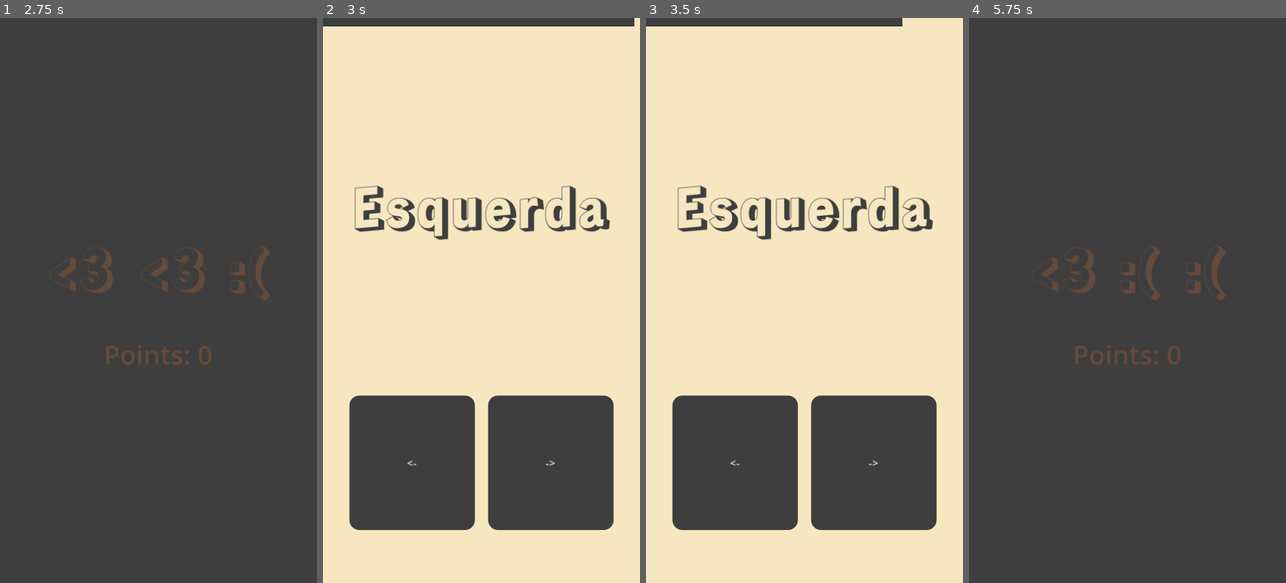
Above: before the commit, frames 1-4 (left to right).
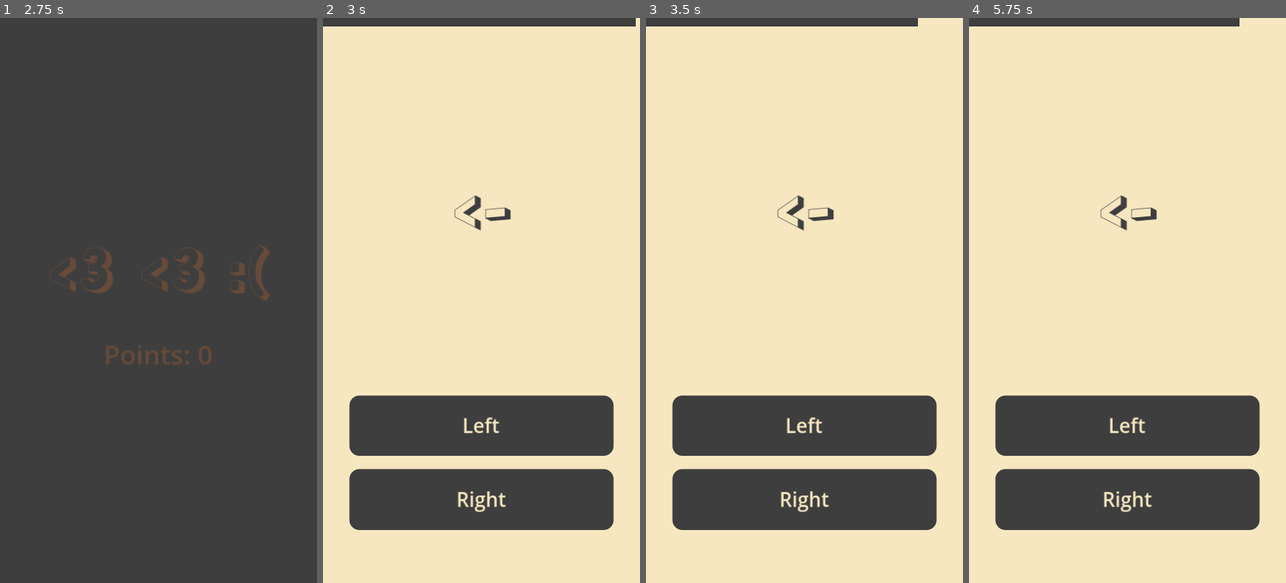
Above: after the commit, the same moments.

Repository: moskoscode/know-your-dirs
Game: Godot game, scene res://src/SceneManager.tscn
The game is run twice, just before and just after one commit, with the same random seed, the same clock (stepped at 60 frames per second) and the same inputs.
Inputs (mouse positions are in pixels of both pictures, inside the frame that each line leads up to):
- Up to frame 1 (2.75 s): click "Start game" at 0.5 s; click "<-" at 1.25 s; hold Right (right) from 2.03 s (still down)
- Up to frame 2 (3 s): release Right (right) at 2.78 s; hold S (down, bound only after the commit) from 2.78 s (still down)
- Up to frame 3 (3.5 s): keep holding S (down, bound only after the commit)
- Up to frame 4 (5.75 s): release S (down, bound only after the commit) at 3.5 s; click (1127, 424) at 3.5 s, where only the run after the commit has a clickable "Left"; click (1197, 464) at 4.25 s, where only the run before the commit has a clickable "->"; hold Right (right) from 5.03 s (still down)

Frame 1 is identical in both runs. In frame 2, 5.4% of the frame differs, in the area x 8-99%, y 0-91%; in frame 3, 5.5%; in frame 4, 81%, in the area x 0-100%, y 0-100%.

Commit message:
Add new kind of challenge

Diff:
--- a/project.godot
+++ b/project.godot
@@ -40,6 +40,18 @@
 , Object(InputEventKey,"resource_local_to_scene":false,"resource_name":"","device":-1,"window_id":0,"alt_pressed":false …(183 unchanged characters)…
 ]
 }
+up={
+"deadzone": 0.5,
+"events": [Object(InputEventKey,"resource_local_to_scene":false,"resource_name":"","device":-1,"window_id":0,"alt_pressed":false,"shift_pressed":false,"ctrl_pressed":false,"meta_pressed":false,"pressed":false,"keycode":0,"physical_keycode":4194320,"key_label":0,"unicode":0,"location":0,"echo":false,"script":null)
+, Object(InputEventKey,"resource_local_to_scene":false,"resource_name":"","device":-1,"window_id":0,"alt_pressed":false,"shift_pressed":false,"ctrl_pressed":false,"meta_pressed":false,"pressed":false,"keycode":0,"physical_keycode":87,"key_label":0,"unicode":119,"location":0,"echo":false,"script":null)
+]
+}
+down={
+"deadzone": 0.5,
+"events": [Object(InputEventKey,"resource_local_to_scene":false,"resource_name":"","device":-1,"window_id":0,"alt_pressed":false,"shift_pressed":false,"ctrl_pressed":false,"meta_pressed":false,"pressed":false,"keycode":0,"physical_keycode":83,"key_label":0,"unicode":115,"location":0,"echo":false,"script":null)
+, Object(InputEventKey,"resource_local_to_scene":false,"resource_name":"","device":-1,"window_id":0,"alt_pressed":false,"shift_pressed":false,"ctrl_pressed":false,"meta_pressed":false,"pressed":false,"keycode":0,"physical_keycode":4194322,"key_label":0,"unicode":0,"location":0,"echo":false,"script":null)
+]
+}
 
 [rendering]
 
--- /dev/null
+++ b/src/NameDirection.tscn
@@ -0,0 +1,85 @@
+[gd_scene load_steps=5 format=3 uid="uid://cnmfn8ut3as63"]
+
+[ext_resource type="Script" path="res://src/name_direction.gd" id="1_v1nym"]
+[ext_resource type="FontFile" uid="uid://chj6obe0ngdo3" path="res://assets/fonts/RampartOne-Regular.ttf" id="2_0panr"]
+[ext_resource type="Theme" uid="uid://dikdrnxdfrbwd" path="res://src/themes/MainMenu.tres" id="3_e157f"]
+
+[sub_resource type="LabelSettings" id="LabelSettings_lclri"]
+line_spacing = -25.0
+font = ExtResource("2_0panr")
+font_size = 81
+font_color = Color(0.243137, 0.243137, 0.243137, 1)
+
+[node name="NameDirection" type="Control"]
+layout_mode = 3
+anchors_preset = 15
+anchor_right = 1.0
+anchor_bottom = 1.0
+grow_horizontal = 2
+grow_vertical = 2
+script = ExtResource("1_v1nym")
+
+[node name="Background" type="ColorRect" parent="."]
+layout_mode = 1
+anchors_preset = 15
+anchor_right = 1.0
+anchor_bottom = 1.0
+grow_horizontal = 2
+grow_vertical = 2
+color = Color(0.964706, 0.905882, 0.756863, 1)
+
+[node name="Layout" type="VBoxContainer" parent="."]
+layout_mode = 1
+anchors_preset = 15
+anchor_right = 1.0
+anchor_bottom = 1.0
+grow_horizontal = 2
+grow_vertical = 2
+
+[node name="Challenge" type="Label" parent="Layout"]
+layout_mode = 2
+size_flags_horizontal = 4
+size_flags_vertical = 6
+size_flags_stretch_ratio = 2.0
+text = "->"
+label_settings = SubResource("LabelSettings_lclri")
+
+[node name="MarginContainer" type="MarginContainer" parent="Layout"]
+layout_mode = 2
+size_flags_vertical = 3
+theme_override_constants/margin_left = 40
+theme_override_constants/margin_right = 40
+theme_override_constants/margin_bottom = 80
+
+[node name="VBoxContainer" type="VBoxContainer" parent="Layout/MarginContainer"]
+layout_mode = 2
+theme_override_constants/separation = 20
+
+[node name="TopBtn" type="Button" parent="Layout/MarginContainer/VBoxContainer"]
+unique_name_in_owner = true
+layout_mode = 2
+size_flags_vertical = 3
+theme = ExtResource("3_e157f")
+theme_override_font_sizes/font_size = 30
+text = "Esquerda"
+
+[node name="BottomBtn" type="Button" parent="Layout/MarginContainer/VBoxContainer"]
+unique_name_in_owner = true
+layout_mode = 2
+size_flags_vertical = 3
+theme = ExtResource("3_e157f")
+theme_override_font_sizes/font_size = 30
+text = "Direita"
+
+[node name="ProgressBar" type="ProgressBar" parent="."]
+layout_mode = 1
+anchors_preset = 10
+anchor_right = 1.0
+offset_bottom = 13.0
+grow_horizontal = 2
+theme = ExtResource("3_e157f")
+value = 70.0
+show_percentage = false
+
+[connection signal="pressed" from="Layout/MarginContainer/VBoxContainer/TopBtn" to="." method="_on_top_btn_pressed"]
+[connection signal="pressed" from="Layout/MarginContainer/VBoxContainer/BottomBtn" to="." method="_on_bottom_btn_pressed"]
--- a/src/intermission.gd
+++ b/src/intermission.gd
@@ -30,7 +30,7 @@
 	points_tw.tween_interval(0.6)
 	points_tw.tween_callback(func ():
 		if G.game_data.lives > 0:
-			G.scene_manager.transition_to(SceneManager.Scene.SimpleDirection)
+			G.scene_manager.transition_to([SceneManager.Scene.SimpleDirection, SceneManager.Scene.NameDirection].pick_random())
 		else:
 			G.scene_manager.transition_to(SceneManager.Scene.GameOver)
 	)
--- /dev/null
+++ b/src/name_direction.gd
@@ -0,0 +1,58 @@
+extends Control
+
+@onready var challenge_label: Label = $Layout/Challenge
+@onready var progress_bar: ProgressBar = $ProgressBar
+@onready var top_btn: Button = %TopBtn
+@onready var bottom_btn: Button = %BottomBtn
+
+@onready var current_lang: G.Language = G.Language.values().pick_random()
+@onready var current_side: G.Side = G.Side.values().pick_random()
+@onready var current_top_btn: G.Side = G.Side.values().pick_random()
+@onready var current_bottom_btn: G.Side = G.Side.Left if current_top_btn == G.Side.Right else G.Side.Right
+
+var progress_tw: Tween = null
+
+
+func _ready() -> void:
+	progress_bar.value = progress_bar.max_value
+	challenge_label.text = ['<-', '->'][current_side]
+	top_btn.text = G.side_name(current_lang, current_top_btn)
+	bottom_btn.text = G.side_name(current_lang, current_bottom_btn)
+
+	var time_to_answer := maxf(4. - (G.game_data.challenges / 8.), 1.)
+
+	progress_tw = create_tween()
+	progress_tw.tween_property(progress_bar, "value", 0, time_to_answer)
+	progress_tw.tween_callback(_on_time_end)
+
+
+func _on_time_end() -> void:
+	G.game_data.lives -= 1
+	G.scene_manager.transition_to(SceneManager.Scene.Intermission)
+
+
+func _on_btn_pressed(side: G.Side) -> void:
+	if side != current_side:
+		# Wrong side, lost life
+		G.game_data.add_lives(-1)
+
+	else:
+		var time_left := int(progress_bar.value)
+		G.game_data.add_points(time_left)
+
+	G.scene_manager.transition_to(SceneManager.Scene.Intermission)
+
+
+func _on_top_btn_pressed() -> void:
+	_on_btn_pressed(current_top_btn)
+
+
+func _on_bottom_btn_pressed() -> void:
+	_on_btn_pressed(current_bottom_btn)
+
+
+func _unhandled_input(event: InputEvent):
+	if event.is_action_pressed("up"):
+		_on_top_btn_pressed()
+	if event.is_action_pressed("down"):
+		_on_bottom_btn_pressed()
--- a/src/scene_manager.gd
+++ b/src/scene_manager.gd
@@ -64,6 +64,7 @@
 enum Scene {
 	MainMenu,
 	SimpleDirection,
+	NameDirection,
 	Intermission,
 	GameOver,
 }
@@ -71,6 +72,7 @@
 const _scene_lookup = [
 	preload("res://src/MainMenu.tscn"),
 	preload("res://src/SimpleDirection.tscn"),
+	preload("res://src/NameDirection.tscn"),
 	preload("res://src/Intermission.tscn"),
 	preload("res://src/GameOver.tscn"),
 ]
